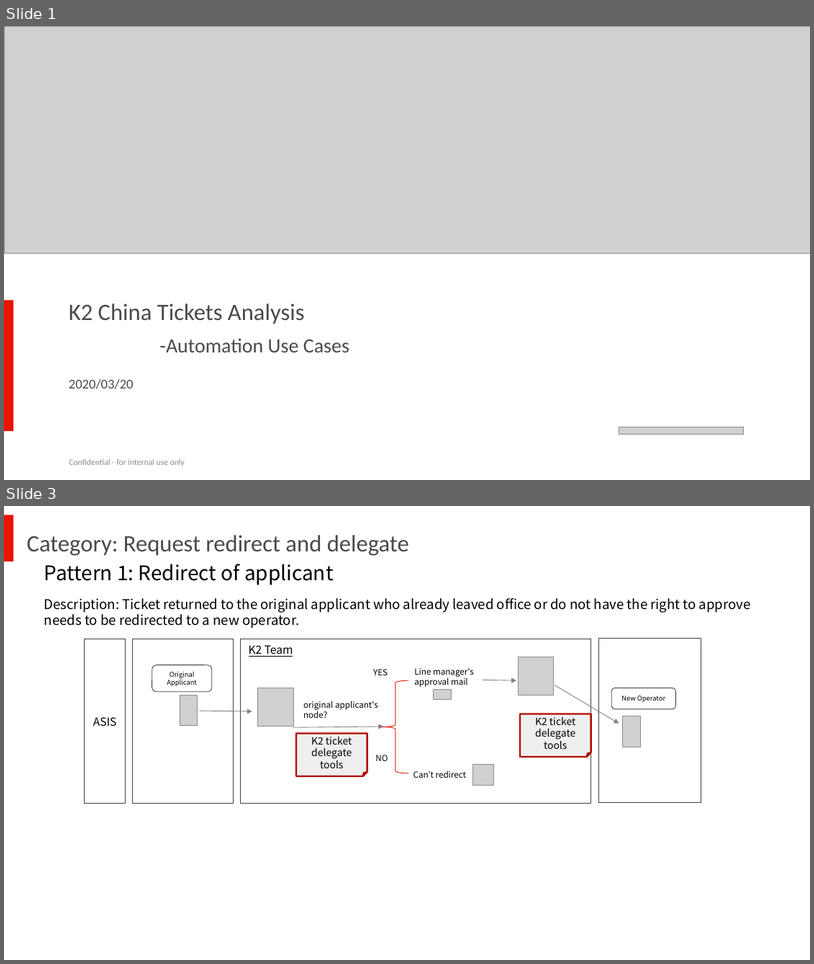
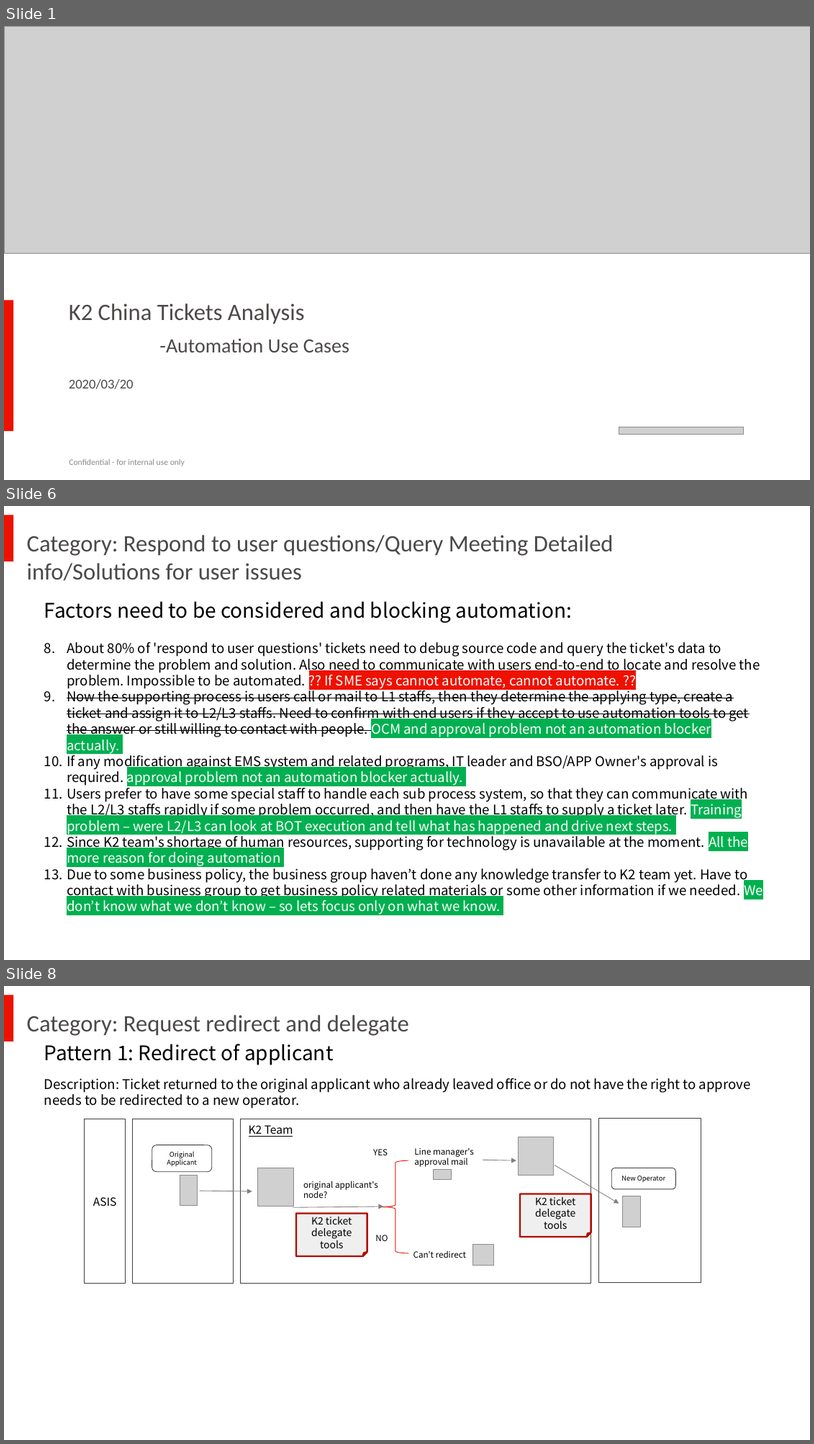
Before and after one commit to liliad1/takeda-doc, a slide deck: india/【K2 China】Automation UseCases-20200320-v0.5.pptx. Shown one above the other, each under a label of ours: slides 1 and 3 before the commit, slides 1, 6 and 8 after it; the slides between them are not shown. The pictures are 814x964 and 814x1444 pixels, drawn with LibreOffice and Linux fonts; fonts in the diff are those of the drawing; grey boxes stand for pictures; background and template pictures are left out. Boxes give left, top, right and bottom in pixels: in the first picture for what was removed or moved away, otherwise in the second. Text is boxed around its words. In the diff, an @@ line names an element or a change of style, - is before the commit and + after.

```diff
--- a/india/【K2 China】Automation UseCases-20200320-v0.5.pptx
+++ b/india/【K2 China】Automation UseCases-20200320-v0.5.pptx
@@ slide 6 added at (x1=4, y1=506, x2=810, y2=960), background #FFFFFF; not listed: 1 template element that a slide beside it also shows @@
@@ title added at (x1=27, y1=535, x2=614, y2=581), 28 pt, text #4C4948 @@
+Category: Respond to user questions/Query Meeting Detailed info/Solutions for user issues
@@ text added at (x1=44, y1=601, x2=572, y2=623), 24 pt, text #000000 @@
+Factors need to be considered and blocking automation:
@@ text added at (x1=67, y1=642, x2=764, y2=914), 16 pt, text #000000 @@
+8. About 80% of 'respond to user questions' tickets need to debug source code and query the ticket's data to determine the problem and solution. Also need to communicate with users end-to-end to locate and resolve the problem. Impossible to be automated. ?? If SME says cannot automate, cannot automate. ??
+9. Now the supporting process is users call or mail to L1 staffs, then they determine the applying type, create a ticket and assign it to L2/L3 staffs. Need to confirm with end users if they accept to use automation tools to get the answer or still willing to contact with people. OCM and approval problem not an automation blocker actually.
+10. If any modification against EMS system and related programs, IT leader and BSO/APP Owner's approval is required. approval problem not an automation blocker actually.
+11. Users prefer to have some special staff to handle each sub process system, so that they can communicate with the L2/L3 staffs rapidly if some problem occurred, and then have the L1 staffs to supply a ticket later. Training problem – were L2/L3 can look at BOT execution and tell what has happened and drive next steps.
+12. Since K2 team's shortage of human resources, supporting for technology is unavailable at the moment. All the more reason for doing automation
+13. Due to some business policy, the business group haven’t done any knowledge transfer to K2 team yet. Have to contact with business group to get business policy related materials or some other information if we needed. We don’t know what we don’t know – so lets focus only on what we know.
@@ what was slide 3 is now slide 8 @@
```
Also in this commit, not shown: 1 slide changed, 4 other slides added, 2 other files.
